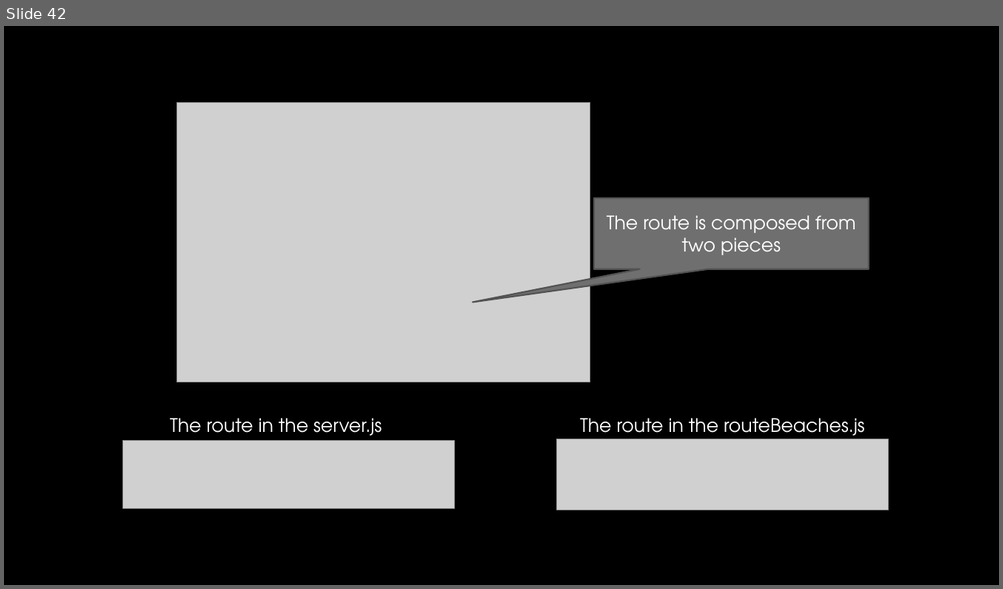
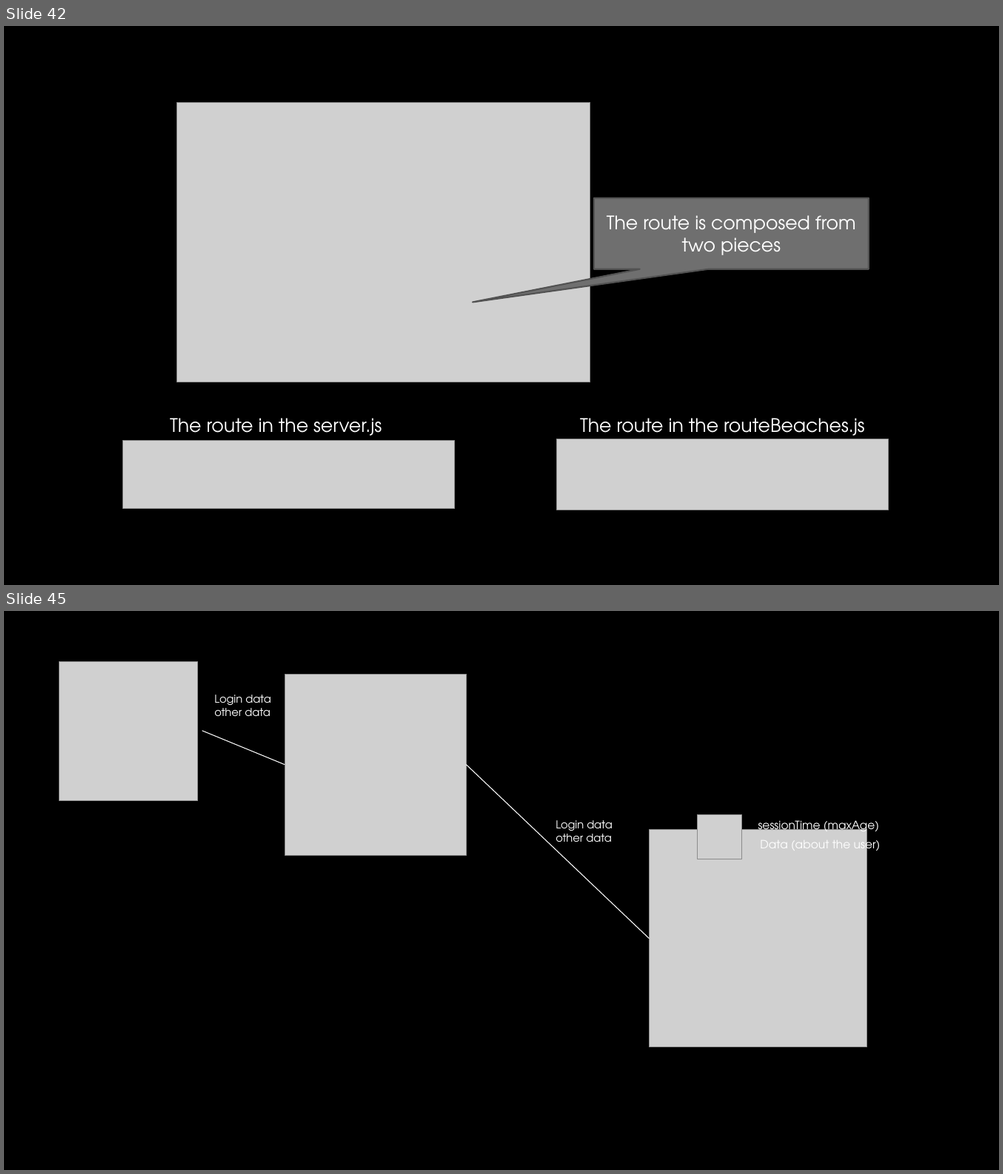
Before and after one commit to talyaron/fullstack-itc-may21, a slide deck: 05-Node/03-express/00-presentation/express-recap.pptx. Shown one above the other, each under a label of ours: slide 42 before the commit, slides 42 and 45 after it; the slides between them are not shown. The pictures are 1003x589 and 1003x1174 pixels, drawn with LibreOffice and Linux fonts; fonts in the diff are those of the drawing; grey boxes stand for pictures; background and template pictures are left out. Boxes give left, top, right and bottom in pixels: in the first picture for what was removed or moved away, otherwise in the second. Text is boxed around its words. In the diff, an @@ line names an element or a change of style, - is before the commit and + after.

```diff
--- a/05-Node/03-express/00-presentation/express-recap.pptx
+++ b/05-Node/03-express/00-presentation/express-recap.pptx
@@ slide 45 added at <box>4,611,999,1170</box>, background picture (left out) @@
@@ picture added at <box>60,662,198,800</box> @@
@@ picture added at <box>284,674,466,855</box> @@
@@ text added at <box>214,695,271,716</box>, 10.5 pt, text #FFFFFF @@
+Login data
+other data
@@ line added from (202, 731) to (284, 765), #FFFFFF 0.75 pt @@
@@ line added from (466, 765) to (649, 939), #FFFFFF 0.75 pt @@
@@ text added at <box>555,820,612,842</box>, 10.5 pt, text #FFFFFF @@
+Login data
+other data
@@ picture added at <box>649,829,867,1048</box> @@
@@ picture added at <box>698,815,743,860</box> @@
@@ text added at <box>758,817,879,835</box>, 11 pt, text #FFFFFF @@
+sessionTime (maxAge)
@@ text added at <box>760,837,880,854</box>, 11 pt, text #FFFFFF @@
+Data (about the user)
```
Also in this commit, not shown: 8 other slides added.
